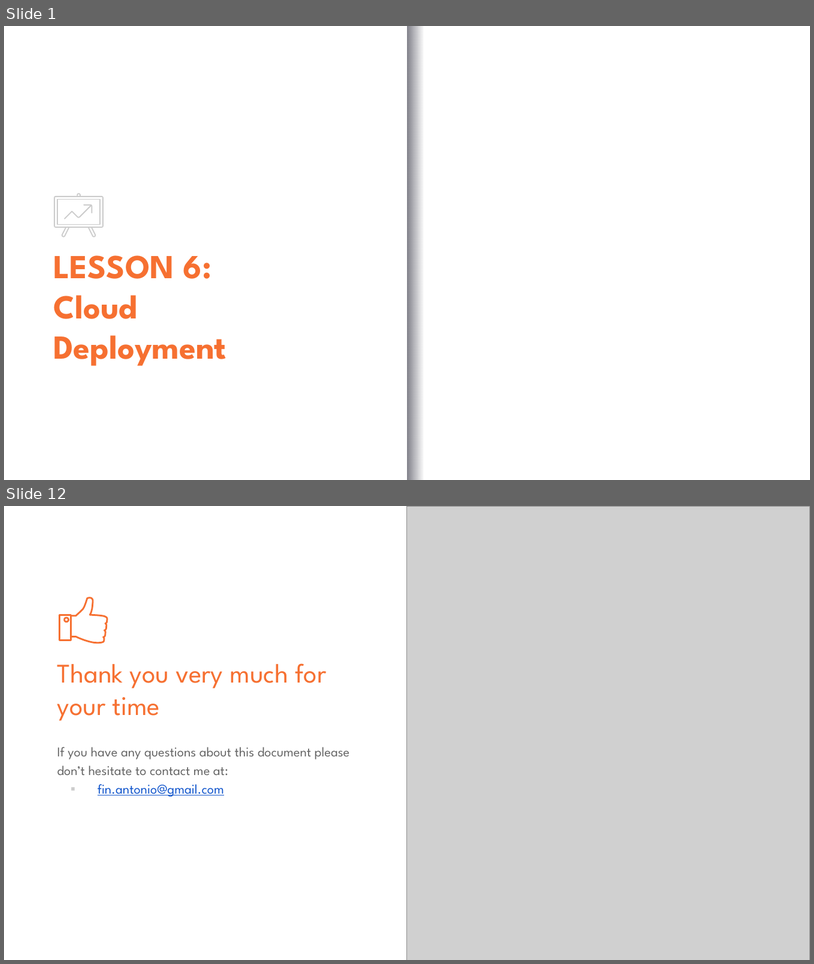
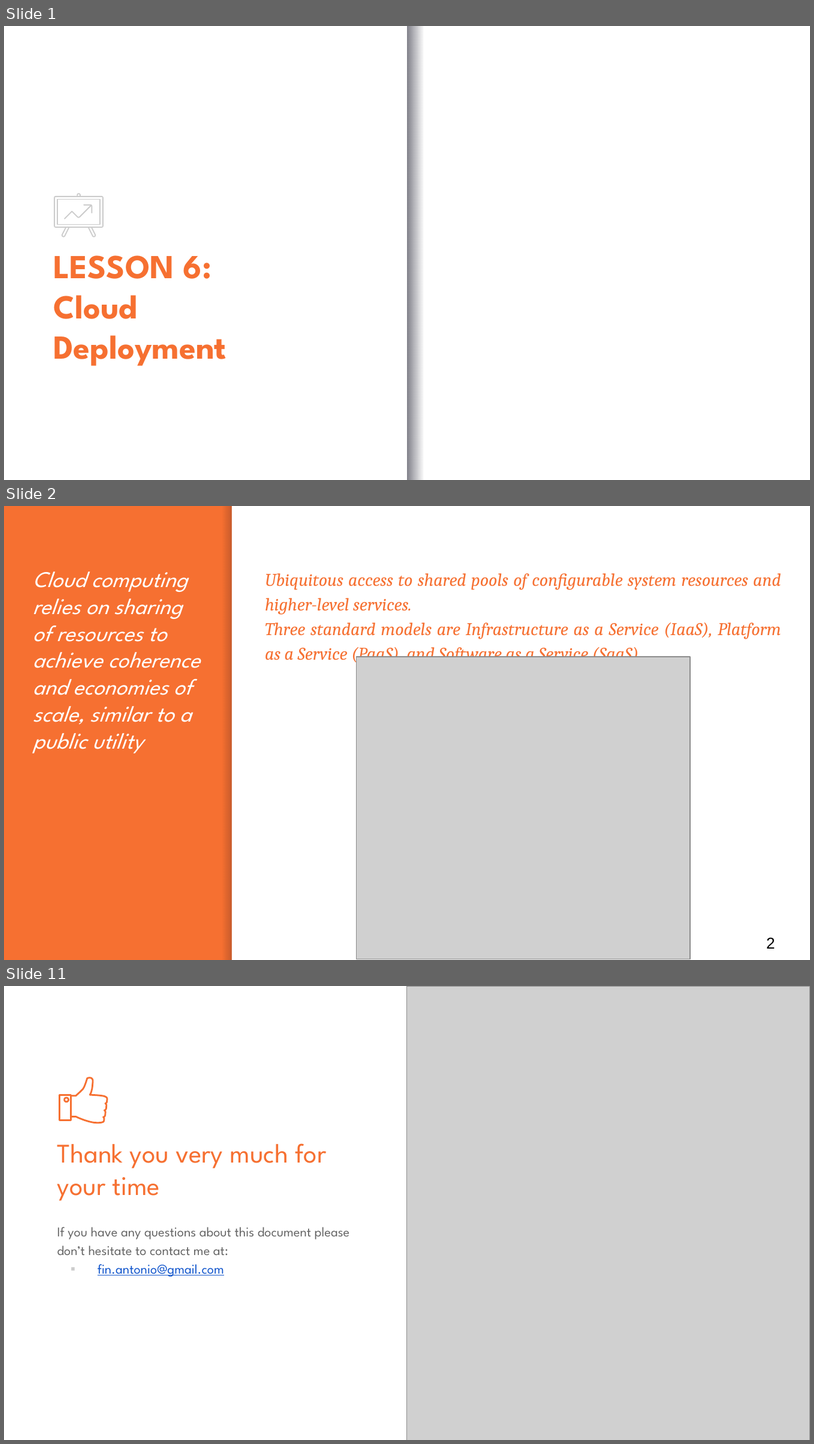
Before and after one commit to antfin/ComputerProgrammingBasic, a slide deck: lessons/Lesson_6.pptx. Shown one above the other, each under a label of ours: slides 1 and 12 before the commit, slides 1, 2 and 11 after it; the slides between them are not shown. The pictures are 814x964 and 814x1444 pixels, drawn with LibreOffice and Linux fonts; fonts in the diff are those of the drawing; grey boxes stand for pictures; background and template pictures are left out. Boxes give left, top, right and bottom in pixels: in the first picture for what was removed or moved away, otherwise in the second. Text is boxed around its words. In the diff, an @@ line names an element or a change of style, - is before the commit and + after.

```diff
--- a/lessons/Lesson_6.pptx
+++ b/lessons/Lesson_6.pptx
@@ slide 2 added at box(4, 506, 810, 960), background #F67031 @@
@@ rectangle added at box(222, 506, 231, 959), fill gradient #000014 @@
@@ rectangle added at box(232, 506, 810, 959), fill #FFFFFF @@
@@ title added at box(33, 571, 200, 753), 20 pt, text #FFFFFF, italic @@
+Cloud computing relies on sharing of resources to achieve coherence and economies of scale, similar to a public utility
@@ text added at box(265, 573, 782, 664), 16 pt, text #F67031, italic @@
+Ubiquitous access to shared pools of configurable system resources and higher-level services.
+Three standard models are Infrastructure as a Service (IaaS), Platform as a Service (PaaS), and Software as a Service (SaaS)
@@ picture added at box(356, 657, 690, 959) @@
@@ page number added at box(767, 937, 776, 948), 14 pt, text #000000 @@
+2
@@ what was slide 12 is now slide 11 @@
```
Also in this commit, not shown: 2 slides changed, 6 other slides added, 8 slides removed, 4 other files.
